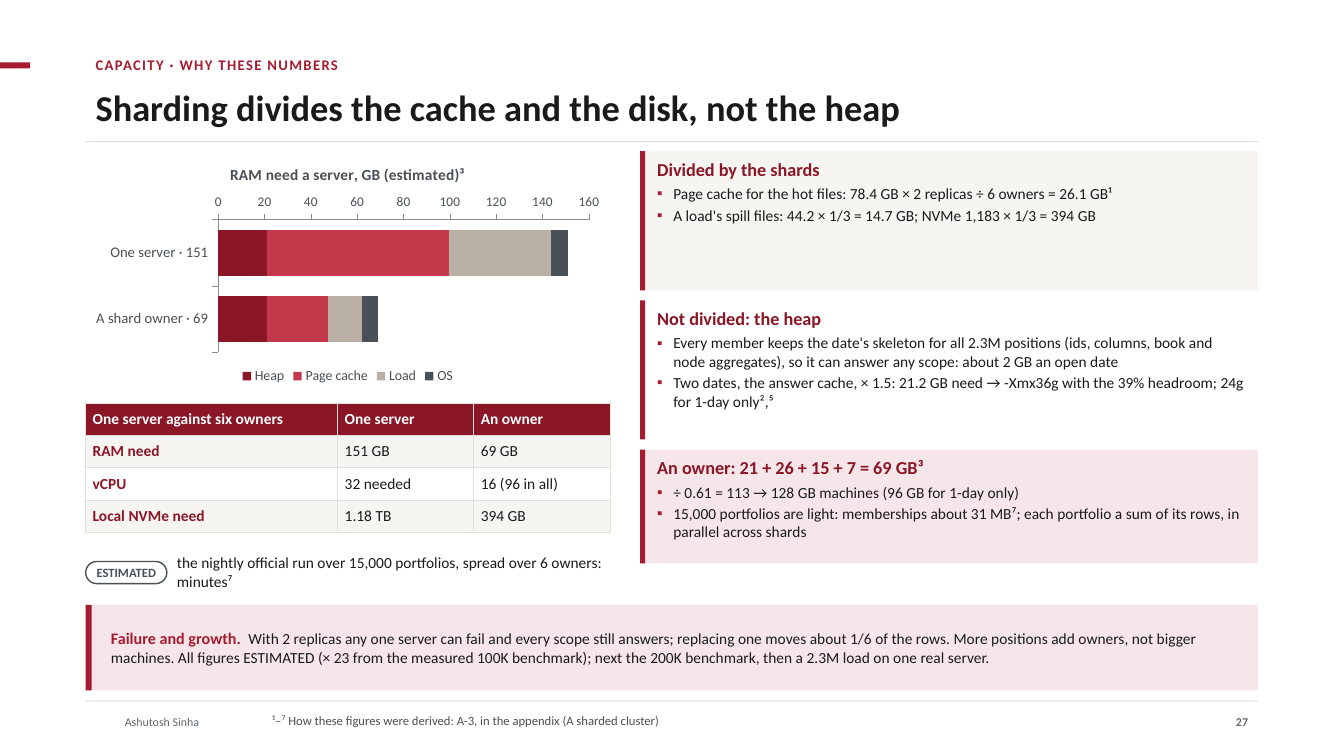
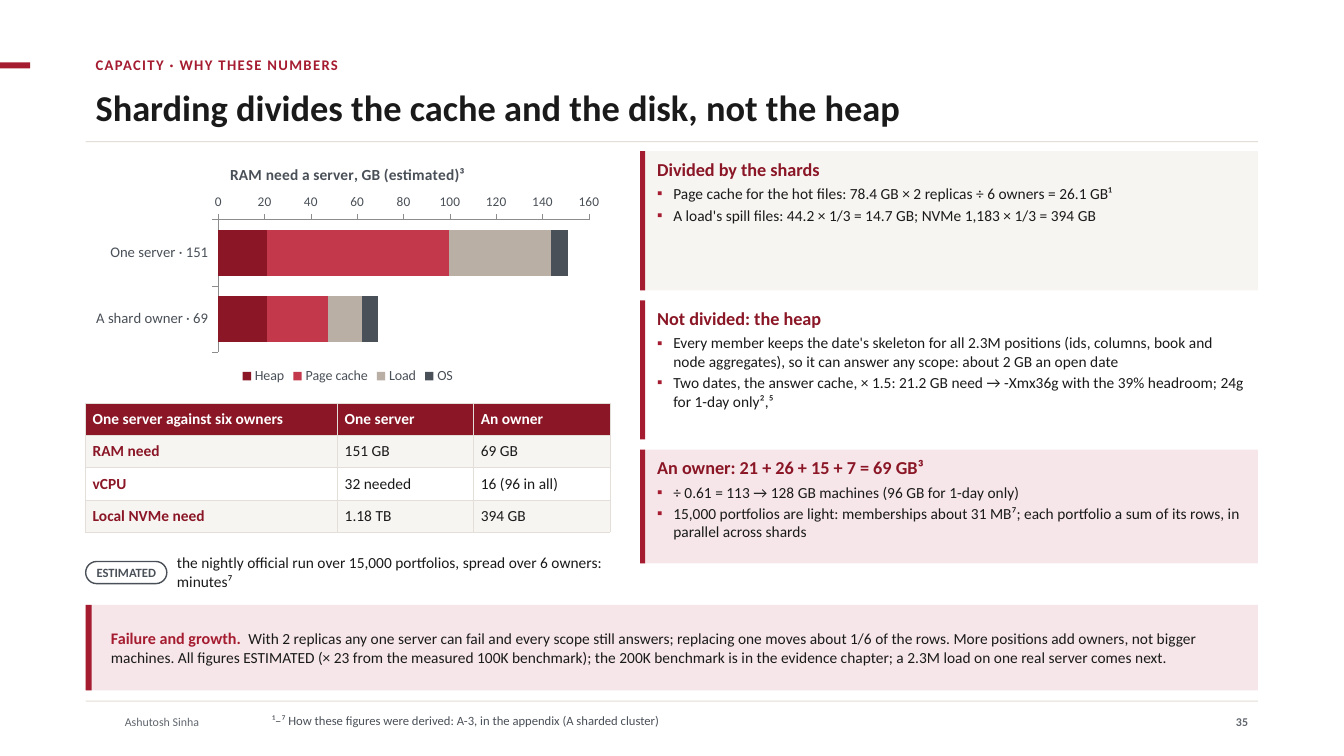
Before and after one commit to ajsinha/drishti, a slide deck: slide 35 of docs/publications/Drishti-VaR-Engine.pptx (slide 27 before the commit). Drawn at 1344x756 pixels with LibreOffice and Linux fonts; fonts in the diff are those of the drawing; background and template pictures are left out. Boxes give left, top, right and bottom in pixels: in the first picture for what was removed or moved away, otherwise in the second. Text is boxed around its words. In the diff, an @@ line names an element or a change of style, - is before the commit and + after.

Commit message:
Cluster deployment: three machines on premises and on AWS (why three, what is shared, failover, sizing 200K to 10M, bill of materials, AWS reference and monthly cost); the three decks carry it

```diff
--- a/docs/publications/Drishti-VaR-Engine.pptx
+++ b/docs/publications/Drishti-VaR-Engine.pptx
@@ text at [111, 632, 1196, 666]: text changed @@
-Failure and growth. With 2 replicas any one server can fail and every scope still answers; replacing one moves about 1/6 of the rows. More positions add owners, not bigger machines. All figures ESTIMATED (× 23 from the measured 100K benchmark); next the 200K benchmark, then a 2.3M load on one real server.
+Failure and growth. With 2 replicas any one server can fail and every scope still answers; replacing one moves about 1/6 of the rows. More positions add owners, not bigger machines. All figures ESTIMATED (× 23 from the measured 100K benchmark); the 200K benchmark is in the evidence chapter; a 2.3M load on one real server comes next.
@@ page number at [1236, 718, 1248, 726]: text changed @@
-27
+35
```
Also in this commit, not shown: 24 other slides changed, 14 slides added, 1 slide removed, 7 other files.
